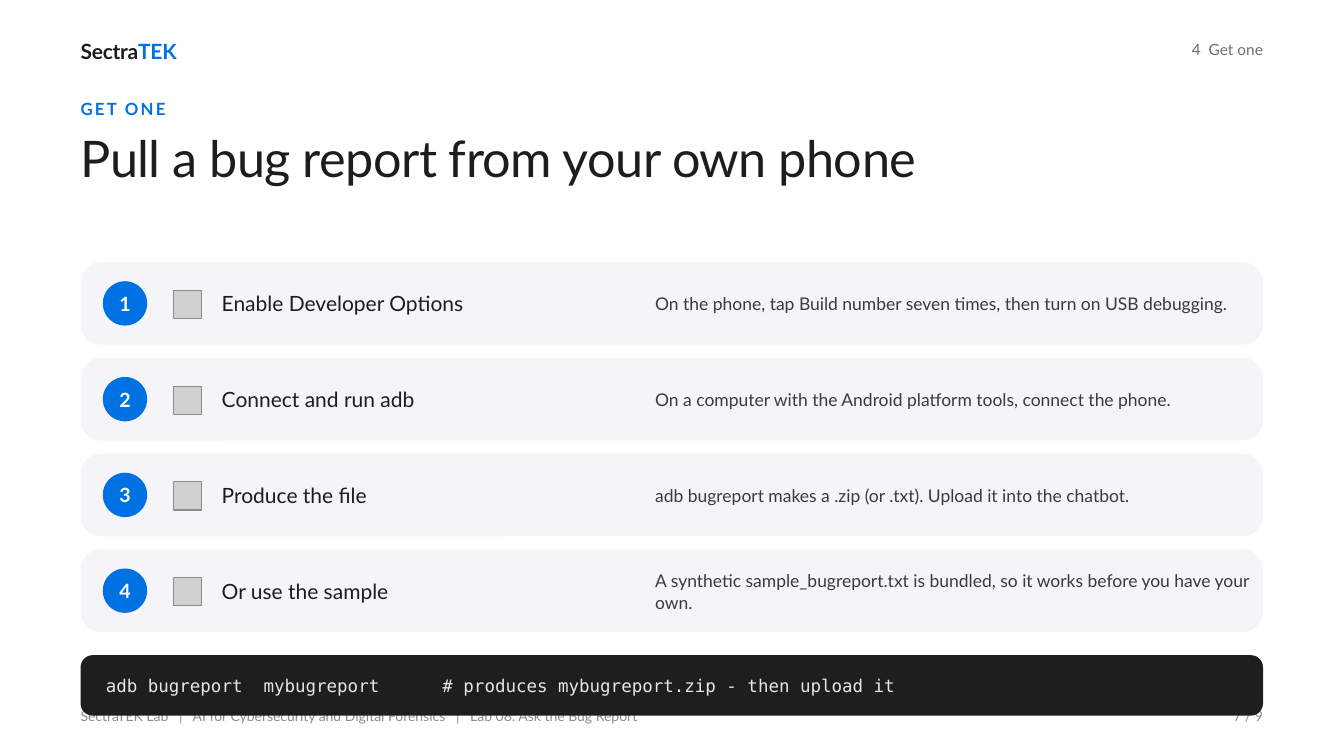
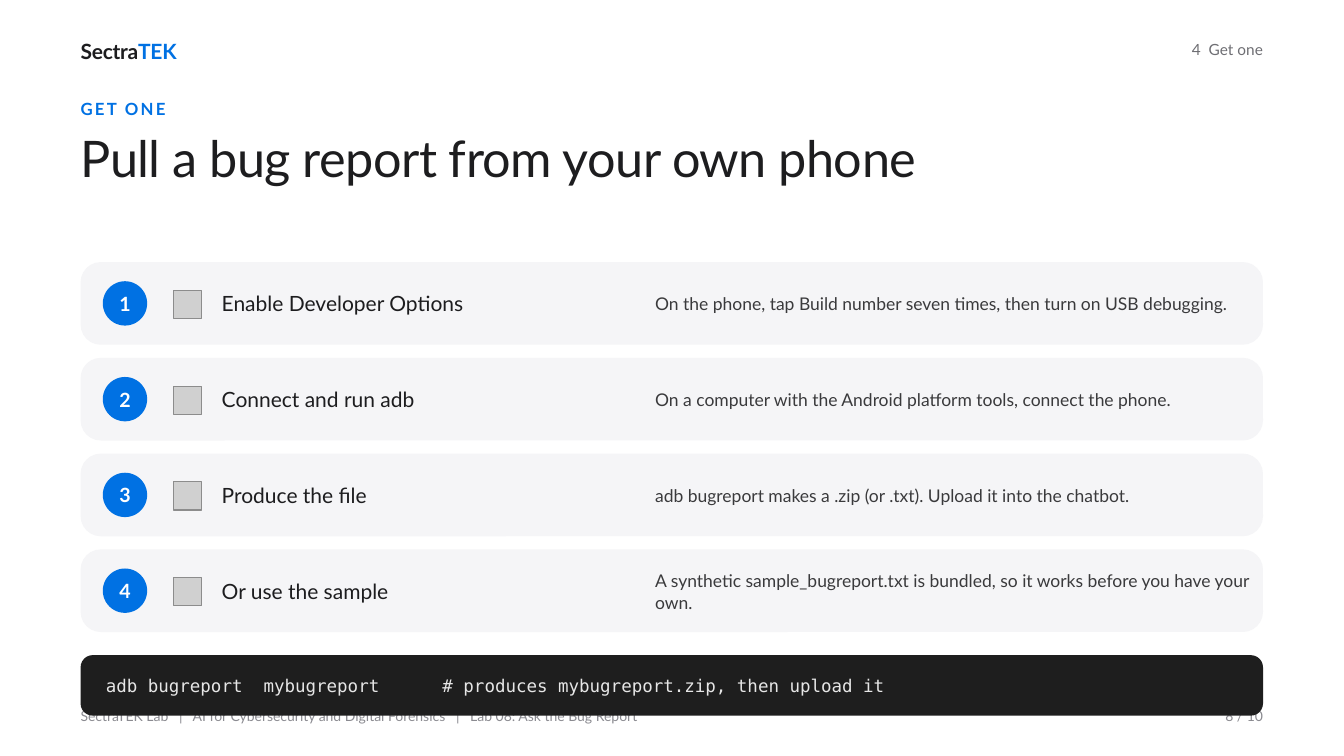
Before and after one commit to danjethh/sectratek-AI-Lab, a slide deck: slide 8 of lab08_llm_bug_report_chatbot/slides/SectraTEK_Lab08_BugReport.pptx (slide 7 before the commit). Drawn at 1344x756 pixels with LibreOffice and Linux fonts; fonts in the diff are those of the drawing; grey boxes stand for pictures. Boxes give left, top, right and bottom in pixels: in the first picture for what was removed or moved away, otherwise in the second. Text is boxed around its words. In the diff, an @@ line names an element or a change of style, - is before the commit and + after.

```diff
--- a/lab08_llm_bug_report_chatbot/slides/SectraTEK_Lab08_BugReport.pptx
+++ b/lab08_llm_bug_report_chatbot/slides/SectraTEK_Lab08_BugReport.pptx
@@ text at [106,678,884,696]: text changed @@
-adb bugreport mybugreport # produces mybugreport.zip - then upload it
+adb bugreport mybugreport # produces mybugreport.zip, then upload it
@@ text at [1225,709,1263,725]: text changed @@
-7 / 9
+8 / 10
```
Also in this commit, not shown: 7 other slides changed, 1 slide added, 27 other files.
